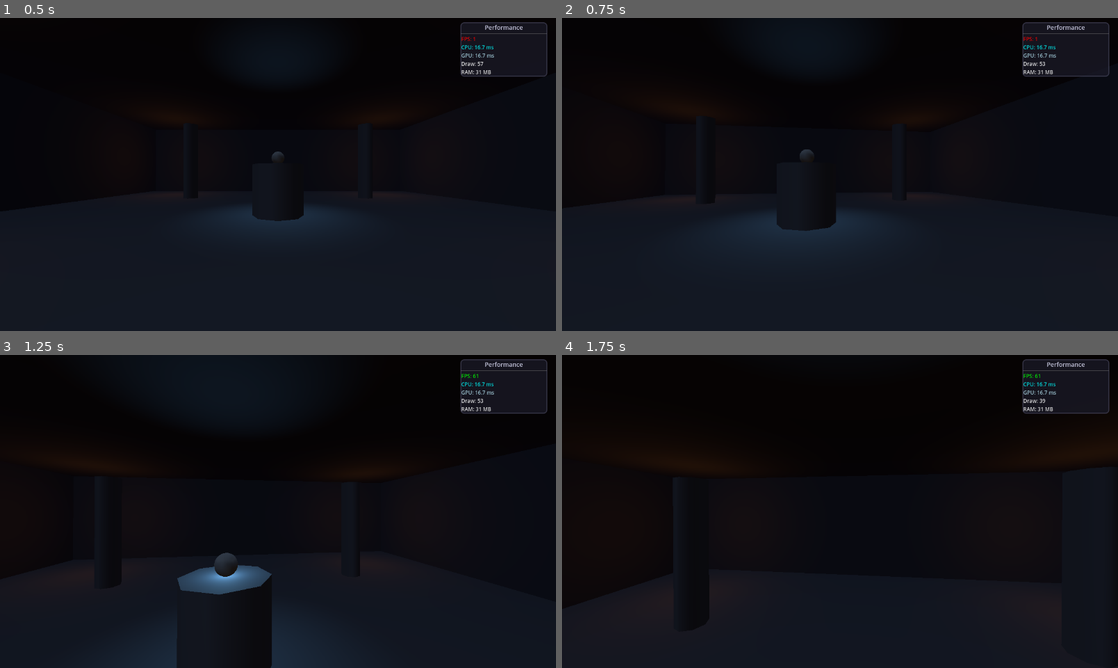
Above: before the commit, frames 1-4 (two rows, left to right).
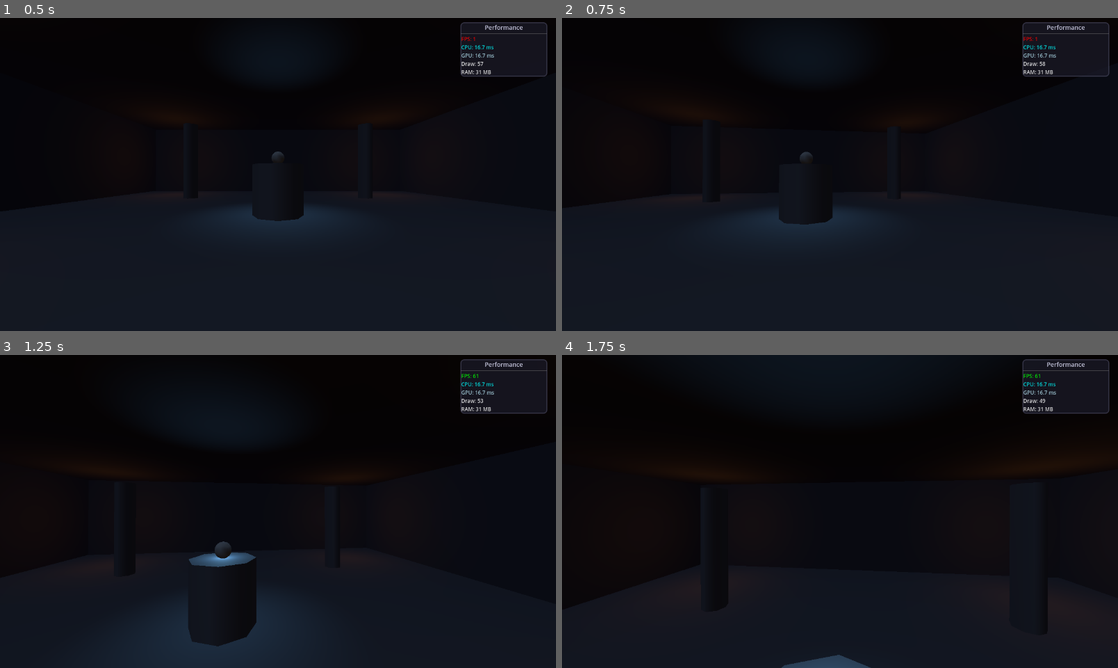
Above: after the commit, the same moments.

Repository: alanops/brackeys-gamejam-2025
Game: Godot game, scene res://src/scenes/DungeonRoomFixed.tscn
Two runs of this game, one before a commit and one after it. Both use one fixed random seed, a clock stepped at 60 frames per second and the inputs below.
Inputs (mouse positions are in pixels of both pictures, inside the frame that each line leads up to):
- Up to frame 1 (0.5 s): no input
- Up to frame 2 (0.75 s): move the mouse to (867, 174) at 0.52 s; hold W (move_forward) from 0.53 s (still down); hold Shift (sprint, bound only after the commit) from 0.53 s (still down)
- Up to frame 3 (1.25 s): keep holding W (move_forward); keep holding Shift (sprint, bound only after the commit); tap Space (jump) at 0.77 s
- Up to frame 4 (1.75 s): keep holding W (move_forward); move the mouse to (812, 511) at 1.27 s; release Shift (sprint, bound only after the commit) at 1.28 s; tap N (toggle_noclip) at 1.35 s; tap Space (jump) at 1.52 s; tap Shift (sprint, bound only after the commit) at 1.55 s

Frame 1 is identical in both runs. In frame 2, 0.3% of the frame differs, in the area x 38-87%, y 14-68%; in frame 3, 3.6%, in the area x 31-49%, y 59-100%; in frame 4, 0.4%.

Commit message:
Improve movement controls and add sprinting
Movement improvements:
- Add Shift to sprint (8.5 speed vs 5.0 walk speed)
- Smooth acceleration/deceleration instead of instant velocity changes
- Different air vs ground acceleration for better feel
- Better friction values for more responsive stopping

Mouse/camera improvements:
- Better mouse sensitivity calculation
- Consistent camera clamp range (-90° to 90°) for mouse and gamepad
- Sprint also works in noclip mode (1.7x speed multiplier)

Controls:
- WASD: Move
- Shift: Sprint
- Space: Jump
- Mouse: Look around
- Gamepad support with consistent sensitivity

Diff:
--- a/project.godot
+++ b/project.godot
@@ -127,6 +127,12 @@
 "events": [Object(InputEventKey,"resource_local_to_scene":false,"resource_name":"","device":-1,"window_id":0,"alt_press …(192 unchanged characters)…
 ]
 }
+sprint={
+"deadzone": 0.5,
+"events": [Object(InputEventKey,"resource_local_to_scene":false,"resource_name":"","device":-1,"window_id":0,"alt_pressed":false,"shift_pressed":false,"ctrl_pressed":false,"meta_pressed":false,"pressed":false,"keycode":0,"physical_keycode":4194325,"key_label":0,"unicode":0,"location":0,"echo":false,"script":null)
+, Object(InputEventJoypadButton,"resource_local_to_scene":false,"resource_name":"","device":-1,"button_index":5,"pressure":0.0,"pressed":true,"script":null)
+]
+}
 
 [rendering]
 
--- a/src/scripts/FirstPersonController.gd
+++ b/src/scripts/FirstPersonController.gd
@@ -1,13 +1,24 @@
 extends CharacterBody3D
 
-const SPEED = 5.0
+# Movement constants
+const WALK_SPEED = 5.0
+const SPRINT_SPEED = 8.5
 const JUMP_VELOCITY = 6.0
+const ACCELERATION = 10.0
+const FRICTION = 12.0
+const AIR_ACCELERATION = 2.0
+const AIR_FRICTION = 1.0
+
+# Look sensitivity
 const MOUSE_SENSITIVITY = 0.002
 const GAMEPAD_SENSITIVITY = 2.0
+
+# Noclip
 const NOCLIP_SPEED = 10.0
 
 var gravity = ProjectSettings.get_setting("physics/3d/default_gravity")
 var noclip_enabled = false
+var mouse_sensitivity_multiplier = 1.0
 
 @onready var camera = $Camera3D
 
@@ -25,9 +36,10 @@
 
 	# Mouse look
 	if event is InputEventMouseMotion and Input.get_mouse_mode() == Input.MOUSE_MODE_CAPTURED:
-		rotate_y(-event.relative.x * MOUSE_SENSITIVITY)
-		camera.rotate_x(-event.relative.y * MOUSE_SENSITIVITY)
-		camera.rotation.x = clamp(camera.rotation.x, -1.5, 1.5)
+		var mouse_delta = event.relative * MOUSE_SENSITIVITY * mouse_sensitivity_multiplier
+		rotate_y(-mouse_delta.x)
+		camera.rotate_x(-mouse_delta.y)
+		camera.rotation.x = clamp(camera.rotation.x, -PI/2, PI/2)
 
 	# Pause/menu
 	if event.is_action_pressed("pause"):
@@ -54,7 +66,7 @@
 	if look_input.length() > 0.1:
 		rotate_y(-look_input.x * GAMEPAD_SENSITIVITY * delta)
 		camera.rotate_x(-look_input.y * GAMEPAD_SENSITIVITY * delta)
-		camera.rotation.x = clamp(camera.rotation.x, -1.5, 1.5)
+		camera.rotation.x = clamp(camera.rotation.x, -PI/2, PI/2)
 
 func _physics_process(delta):
 	if noclip_enabled:
@@ -73,7 +85,7 @@
 	if Input.is_action_just_pressed("jump") and is_on_floor():
 		velocity.y = JUMP_VELOCITY
 
-	# Get input direction using our custom actions
+	# Get input direction
 	var input_dir = Vector2()
 	input_dir.x = Input.get_action_strength("move_right") - Input.get_action_strength("move_left")
 	input_dir.y = Input.get_action_strength("move_back") - Input.get_action_strength("move_forward")
@@ -81,12 +93,23 @@
 	# Transform input to world space
 	var direction = (transform.basis * Vector3(input_dir.x, 0, input_dir.y)).normalized()
 
+	# Determine current speed based on sprinting
+	var current_speed = SPRINT_SPEED if Input.is_action_pressed("sprint") else WALK_SPEED
+
+	# Get current acceleration and friction values
+	var accel = ACCELERATION if is_on_floor() else AIR_ACCELERATION
+	var friction_val = FRICTION if is_on_floor() else AIR_FRICTION
+
+	# Apply movement with smooth acceleration/deceleration
 	if direction:
-		velocity.x = direction.x * SPEED
-		velocity.z = direction.z * SPEED
+		# Accelerate towards target velocity
+		var target_velocity = direction * current_speed
+		velocity.x = move_toward(velocity.x, target_velocity.x, accel * delta)
+		velocity.z = move_toward(velocity.z, target_velocity.z, accel * delta)
 	else:
-		velocity.x = move_toward(velocity.x, 0, SPEED * delta * 5)
-		velocity.z = move_toward(velocity.z, 0, SPEED * delta * 5)
+		# Apply friction when no input
+		velocity.x = move_toward(velocity.x, 0, friction_val * delta)
+		velocity.z = move_toward(velocity.z, 0, friction_val * delta)
 
 func handle_noclip_movement(delta):
 	# Get input direction
@@ -99,7 +122,9 @@
 	var cam_transform = camera.global_transform
 	var movement = cam_transform.basis * input_dir
 
-	velocity = movement.normalized() * NOCLIP_SPEED
+	# Apply sprint multiplier to noclip
+	var speed_multiplier = 1.7 if Input.is_action_pressed("sprint") else 1.0
+	velocity = movement.normalized() * NOCLIP_SPEED * speed_multiplier
 
 func toggle_noclip():
 	noclip_enabled = !noclip_enabled
